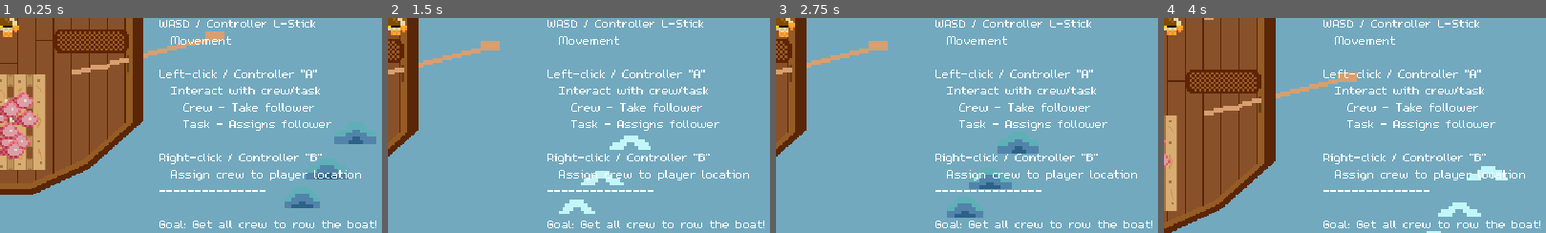
Above: before the commit, frames 1-4 (left to right).
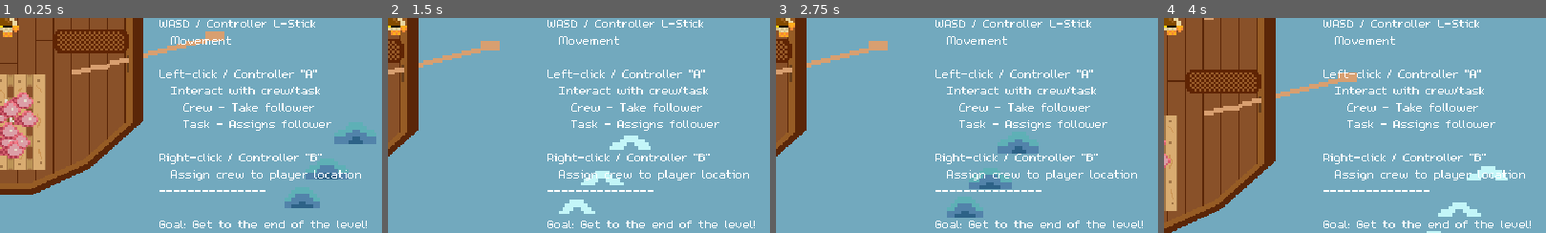
Above: after the commit, the same moments.

Repository: Splashy-Inc/splish-splashisson
Game: Godot game, scene res://Scenes/playground.tscn
Same seed, same stepped clock (60 frames per second), same inputs: the game is played once before the commit and once after it.
Inputs:
- Up to frame 1 (0.25 s): no input
- Up to frame 2 (1.5 s): hold D (right) 0.53-1.28 s; hold I (interact) 0.53-1.28 s; hold S (down) from 1.28 s (still down); tap O (location) at 1.35 s
- Up to frame 3 (2.75 s): release S (down) at 2.03 s; hold D (right) from 2.03 s (still down); hold I (interact) from 2.03 s (still down)
- Up to frame 4 (4 s): release D (right) at 2.78 s; release I (interact) at 2.78 s; hold W (up) 2.78-3.53 s; tap O (location) at 2.85 s; hold A (left) from 3.53 s (still down); hold I (interact) from 3.53 s (still down)
The pictures show only the part of the screen within x 50-100%, y 50-100%; the shares and areas given below are measured in that part.

The runs differ from the first frame. In frame 1, 0.5% of the frame differs, in the area x 57-99%, y 94-98%; in frame 2, 0.5%; in frame 3, 0.5%; in frame 4, 0.5%.

Commit message:
Update controls section to have a new goal

Diff:
--- a/Scenes/hud.tscn
+++ b/Scenes/hud.tscn
@@ -30,7 +30,7 @@
   Assign crew to player location
 ---------------
 
-Goal: Get all crew to row the boat!"
+Goal: Get to the end of the level!"
 label_settings = SubResource("LabelSettings_qe181")
 autowrap_mode = 2
 
